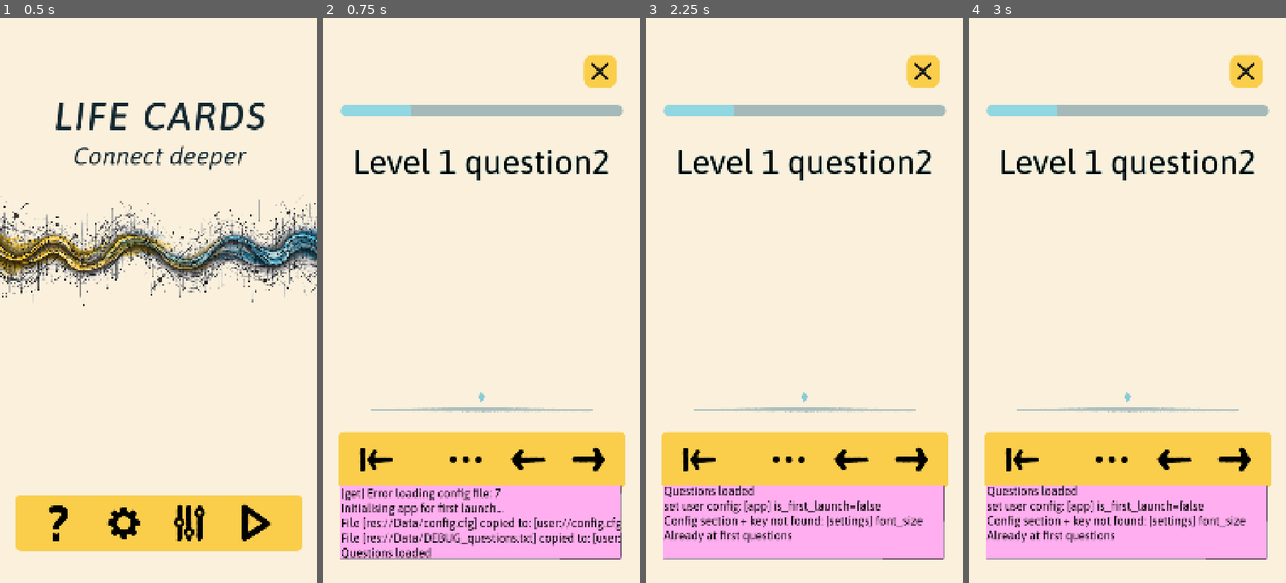
Above: before the commit, frames 1-4 (left to right).
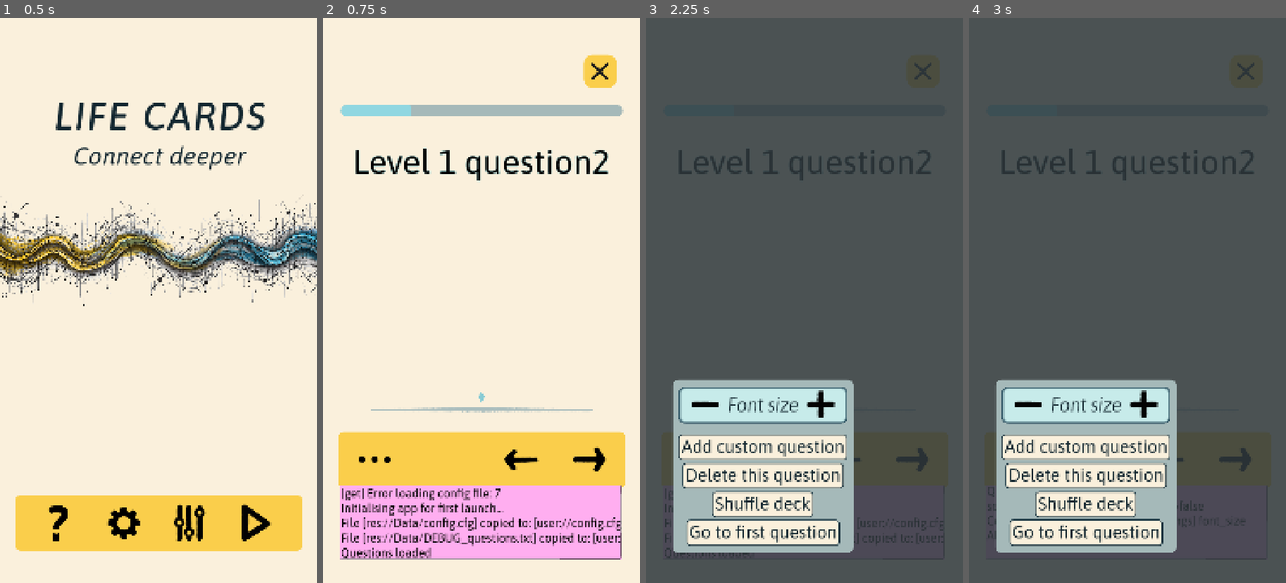
Above: after the commit, the same moments.

Repository: edoartworks/LifeCards
Game: Godot game, scene res://Game/screen_main.tscn
Two runs of this game, one before a commit and one after it. Both use one fixed random seed, a clock stepped at 60 frames per second and the inputs below.
Inputs (mouse positions are in pixels of both pictures, inside the frame that each line leads up to):
- Up to frame 1 (0.5 s): no input
- Up to frame 2 (0.75 s): click (576, 520) at 0.5 s
- Up to frame 3 (2.25 s): click (899, 520) at 1.25 s; click (696, 458) at 2.02 s
- Up to frame 4 (3 s): click (1086, 532) at 2.75 s, where only the run after the commit has a clickable "Go to first question"

Frame 1 is identical in both runs. In frame 2, 0.5% of the frame differs, in the area x 11-90%, y 75-81%; in frame 3, 100%, in the area x 0-100%, y 0-100%; in frame 4, 100%.

Commit message:
Changed go to first card button to be in card menu

Diff:
--- a/Game/Globals/SignalBus.gd
+++ b/Game/Globals/SignalBus.gd
@@ -12,6 +12,7 @@
 signal main_menu_settings_pressed
 signal main_menu_filter_pressed
 signal main_menu_help_pressed
+signal cardmenu_goto_first
 signal card_screen_exit_pressed
 signal help_screen_exit_pressed
 signal settings_screen_exit_pressed
--- a/Game/card_menu.gd
+++ b/Game/card_menu.gd
@@ -23,3 +23,7 @@
 
 func _on_btn_font_more_pressed() -> void:
 	SignalBus.font_size_more.emit()
+
+
+func _on_btn_goto_first_pressed() -> void:
+	SignalBus.cardmenu_goto_first.emit()
--- a/Game/card_menu.tscn
+++ b/Game/card_menu.tscn
@@ -75,8 +75,16 @@
 button_mask = 5
 text = "Shuffle deck"
 
+[node name="btn_goto_first" type="Button" parent="MarginContainer/cont_menu"]
+layout_mode = 2
+size_flags_horizontal = 4
+theme_type_variation = &"Button_Text"
+button_mask = 5
+text = "Go to first question"
+
 [connection signal="pressed" from="MarginContainer/cont_menu/PanelContainer/HBoxContainer/btn_font_less" to="." method="_on_btn_font_less_pressed"]
 [connection signal="pressed" from="MarginContainer/cont_menu/PanelContainer/HBoxContainer/btn_font_more" to="." method="_on_btn_font_more_pressed"]
 [connection signal="pressed" from="MarginContainer/cont_menu/btn_add_q" to="." method="_on_btn_add_q_pressed"]
 [connection signal="pressed" from="MarginContainer/cont_menu/btn_delete_q" to="." method="_on_btn_delete_q_pressed"]
 [connection signal="pressed" from="MarginContainer/cont_menu/btn_shuffle deck" to="." method="_on_btn_shuffle_deck_pressed"]
+[connection signal="pressed" from="MarginContainer/cont_menu/btn_goto_first" to="." method="_on_btn_goto_first_pressed"]
--- a/Game/screen_card.gd
+++ b/Game/screen_card.gd
@@ -36,6 +36,7 @@
 	SignalBus.shuffle_deck.connect(_on_deck_shuffled)
 	SignalBus.reset_deck_default.connect(_init_UI)
 	SignalBus.filters_screen_exit_pressed.connect(_init_UI)
+	SignalBus.cardmenu_goto_first.connect(_on_menu_goto_first_pressed)
 
 	if Main.DEBUG_MODE:
 		DEBUG_LOG = get_node(debug_log_lbl_path)
@@ -166,7 +167,7 @@
 	SignalBus.card_screen_exit_pressed.emit()
 
 
-func _on_btn_back_to_first_pressed() -> void:
+func _on_menu_goto_first_pressed() -> void:
 	if Deck.CURRENT_QUESTION_IDX > 0:
 		_set_card_to_first()
 	else:
--- a/Game/screen_card.tscn
+++ b/Game/screen_card.tscn
@@ -1,10 +1,9 @@
-[gd_scene load_steps=12 format=3 uid="uid://misl3tfjpq0x"]
+[gd_scene load_steps=11 format=3 uid="uid://misl3tfjpq0x"]
 
 [ext_resource type="Script" uid="uid://dol8k0s0na56l" path="res://Game/screen_card.gd" id="1_6i3pm"]
 [ext_resource type="Texture2D" uid="uid://g70ufsqhcejp" path="res://Art/icon_cancel_small.png" id="2_vexda"]
 [ext_resource type="PackedScene" uid="uid://by76aqaw7clul" path="res://Game/card.tscn" id="3_80x67"]
 [ext_resource type="Texture2D" uid="uid://xpkqv8b7000u" path="res://Art/art_category_1.png" id="5_4jntk"]
-[ext_resource type="Texture2D" uid="uid://wyb84s0k8w42" path="res://Art/icon_arrow_start.png" id="5_f1xb2"]
 [ext_resource type="Texture2D" uid="uid://blqmevr5wam4q" path="res://Art/icon_dots.png" id="5_pv87m"]
 [ext_resource type="Texture2D" uid="uid://c5yy0o310pypc" path="res://Art/icon_arrow_l.png" id="6_8r6ww"]
 [ext_resource type="Texture2D" uid="uid://758uvwgicrj2" path="res://Art/icon_arrow.png" id="6_vlu3g"]
@@ -121,27 +120,19 @@
 alignment = 1
 
 [node name="spacer3" type="Control" parent="BG/cont_margin/VBoxContainer/cont_btns_bg/cont_btns"]
-custom_minimum_size = Vector2(0, 100)
-layout_mode = 2
-size_flags_horizontal = 3
-size_flags_stretch_ratio = 0.2
-
-[node name="btn_back_to_first" type="Button" parent="BG/cont_margin/VBoxContainer/cont_btns_bg/cont_btns"]
-layout_mode = 2
-theme_type_variation = &"Button_Icon_BG"
-action_mode = 0
-icon = ExtResource("5_f1xb2")
-icon_alignment = 1
+layout_mode = 2
+size_flags_horizontal = 3
+size_flags_stretch_ratio = 0.1
+
+[node name="btn_menu" type="Button" parent="BG/cont_margin/VBoxContainer/cont_btns_bg/cont_btns"]
+layout_mode = 2
+theme_type_variation = &"Button_Icon_BG"
+icon = ExtResource("5_pv87m")
 
 [node name="spacer5" type="Control" parent="BG/cont_margin/VBoxContainer/cont_btns_bg/cont_btns"]
 layout_mode = 2
 size_flags_horizontal = 3
 size_flags_stretch_ratio = 0.8
-
-[node name="btn_menu" type="Button" parent="BG/cont_margin/VBoxContainer/cont_btns_bg/cont_btns"]
-layout_mode = 2
-theme_type_variation = &"Button_Icon_BG"
-icon = ExtResource("5_pv87m")
 
 [node name="spacer7" type="Control" parent="BG/cont_margin/VBoxContainer/cont_btns_bg/cont_btns"]
 custom_minimum_size = Vector2(0, 100)
@@ -170,10 +161,9 @@
 icon_alignment = 1
 
 [node name="spacer6" type="Control" parent="BG/cont_margin/VBoxContainer/cont_btns_bg/cont_btns"]
-custom_minimum_size = Vector2(0, 100)
-layout_mode = 2
-size_flags_horizontal = 3
-size_flags_stretch_ratio = 0.2
+layout_mode = 2
+size_flags_horizontal = 3
+size_flags_stretch_ratio = 0.1
 
 [node name="cont_debug_log" type="ScrollContainer" parent="BG/cont_margin/VBoxContainer"]
 visible = false
@@ -211,21 +201,18 @@
 theme_type_variation = &"Panel_Obscure"
 
 [node name="card_menu" parent="card_menu_overlay" instance=ExtResource("7_8jahr")]
-anchors_preset = -1
-anchor_left = 1.0
-anchor_top = 0.867
-anchor_right = 1.0
-anchor_bottom = 0.867
-offset_left = -656.0
-offset_top = -324.64
-offset_right = -62.0001
-offset_bottom = -14.6403
+anchors_preset = 2
+anchor_top = 1.0
+anchor_bottom = 1.0
+offset_left = 100.0
+offset_top = -576.0
+offset_right = 695.0
+offset_bottom = -113.0
 grow_horizontal = 1
-grow_vertical = 1
+grow_vertical = 0
 pivot_offset = Vector2(0, 310)
 
 [connection signal="pressed" from="BG/cont_margin/VBoxContainer/HBoxContainer/btn_exit" to="." method="_on_btn_exit_pressed"]
-[connection signal="pressed" from="BG/cont_margin/VBoxContainer/cont_btns_bg/cont_btns/btn_back_to_first" to="." method="_on_btn_back_to_first_pressed"]
 [connection signal="pressed" from="BG/cont_margin/VBoxContainer/cont_btns_bg/cont_btns/btn_menu" to="." method="_on_btn_menu_pressed"]
 [connection signal="pressed" from="BG/cont_margin/VBoxContainer/cont_btns_bg/cont_btns/btn_back" to="." method="_on_btn_back_pressed"]
 [connection signal="pressed" from="BG/cont_margin/VBoxContainer/cont_btns_bg/cont_btns/btn_fwd" to="." method="_on_btn_fwd_pressed"]
